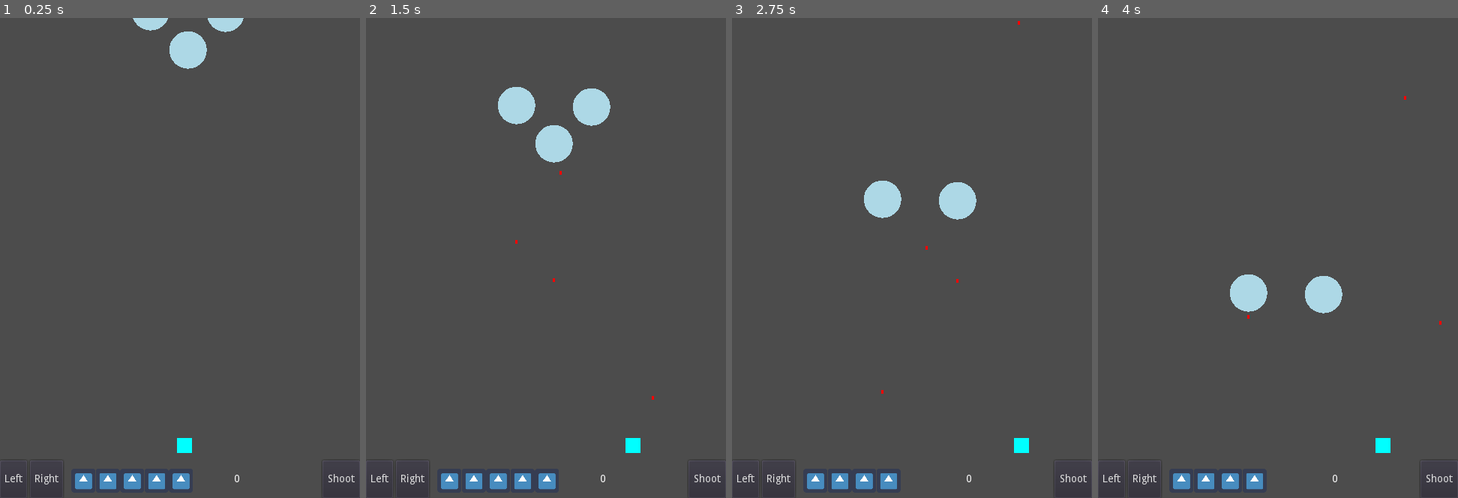
Above: before the commit, frames 1-4 (left to right).
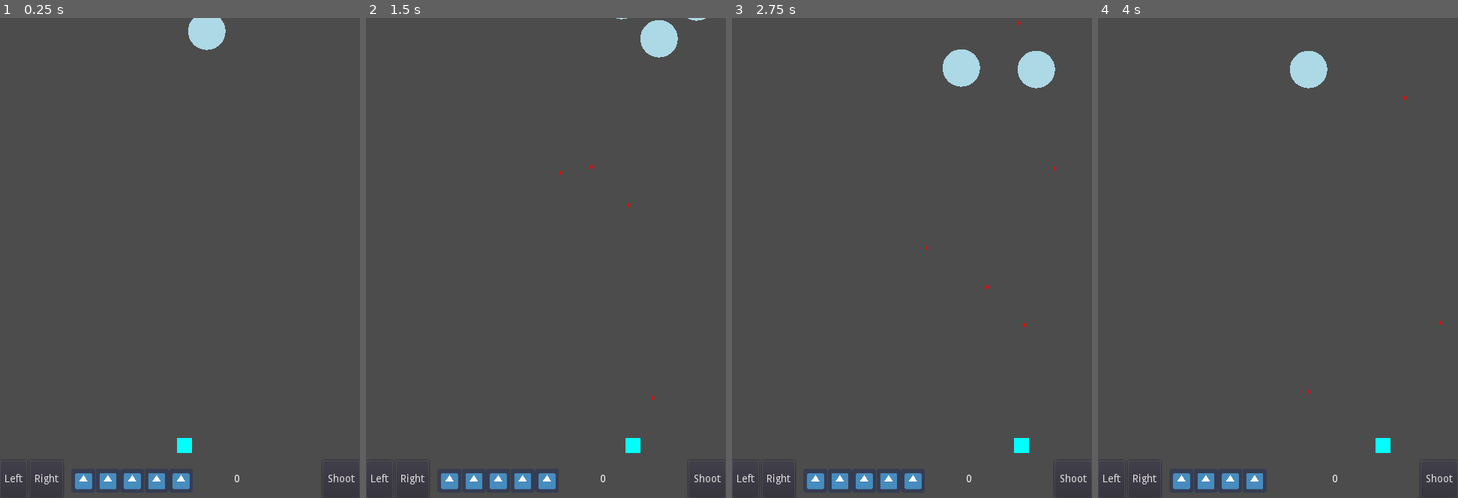
Above: after the commit, the same moments.

Repository: the-g-force/FamJam-November2020
Game: Godot game, scene res://src/TestLevel.tscn
The game is run twice, just before and just after one commit, with the same random seed, the same clock (stepped at 60 frames per second) and the same inputs. The engine's default icon, where the game draws it, is replaced by a stand-in: a white triangle on a blue panel in a dark square.
Inputs (mouse positions are in pixels of both pictures, inside the frame that each line leads up to):
- Up to frame 1 (0.25 s): no input
- Up to frame 2 (1.5 s): move the mouse to (625, 234) at 0.52 s; hold Right (Right) 0.53-1.28 s; tap Space (Shoot) at 0.6, 1.35 s; click (625, 234) at 0.67 s; move the mouse to (474, 282) at 1.27 s; hold Left (Left) from 1.28 s (still down)
- Up to frame 3 (2.75 s): move the mouse to (948, 152) at 2.02 s; release Left (Left) at 2.03 s; hold Right (Right) from 2.03 s (still down); tap Space (Shoot) at 2.1 s
- Up to frame 4 (4 s): move the mouse to (1260, 354) at 2.77 s; tap Space (Shoot) at 2.85, 3.6 s; click (1260, 354) at 2.92 s; move the mouse to (1386, 330) at 3.52 s; release Right (Right) at 3.53 s; hold Left (Left) from 3.53 s (still down)

The runs differ from the first frame. In frame 1, 1.2% of the frame differs, in the area x 36-68%, y 0-11%; in frame 2, 2.6%; in frame 3, 2.7%, in the area x 36-90%, y 6-99%; in frame 4, 1.9%.

Commit message:
Add wave path elements
The current implementation uses Space Invaders motion, but we should be able
to add more, time permitting.

Diff:
--- a/project/project.godot
+++ b/project/project.godot
@@ -14,6 +14,11 @@
 "language": "GDScript",
 "path": "res://src/Enemy.gd"
 }, {
+"base": "Object",
+"class": "PathElement",
+"language": "GDScript",
+"path": "res://src/Paths/PathElement.gd"
+}, {
 "base": "KinematicBody2D",
 "class": "Player",
 "language": "GDScript",
@@ -21,6 +26,7 @@
 } ]
 _global_script_class_icons={
 "Enemy": "",
+"PathElement": "",
 "Player": ""
 }
 
--- a/project/src/Enemy.gd
+++ b/project/src/Enemy.gd
@@ -1,11 +1,12 @@
 class_name Enemy extends Area2D
 
 signal destroyed
+
 export var base_shoot_speed := 3.0
 
 func _ready():
-# warning-ignore:incompatible_ternary
 	_start_shoot_timer()
+
 
 func _draw():
 	draw_circle(Vector2.ZERO, $CollisionShape2D.shape.radius, Color.lightblue)
--- /dev/null
+++ b/project/src/Paths/Down.gd
@@ -0,0 +1,11 @@
+extends PathElement
+
+const SPEED := 100
+
+var _distance := 0.0
+
+func execute(enemies:Array, delta:float)->bool:
+	_distance += SPEED * delta
+	for enemy in enemies:
+		enemy.position.y += SPEED * delta
+	return _distance >= 100
--- /dev/null
+++ b/project/src/Paths/LeftToEdge.gd
@@ -0,0 +1,12 @@
+extends PathElement
+
+const MIN_X := 40
+const SPEED := 100
+
+func execute(enemies:Array, delta:float)->bool:
+	var minimum : float = enemies[0].get_global_transform().origin.x
+	for enemy in enemies:
+		enemy.position.x -= SPEED * delta
+		minimum = min(minimum, enemy.get_global_transform().origin.x)
+
+	return minimum <= MIN_X
--- /dev/null
+++ b/project/src/Paths/PathElement.gd
@@ -0,0 +1,7 @@
+class_name PathElement extends Object
+
+# Execute this path.
+# Return true if the path is complete and false otherwise.
+func execute(_enemies:Array, _delta:float)->bool:
+	assert(false, "Subclasses must override this method.")
+	return false
--- /dev/null
+++ b/project/src/Paths/RightToEdge.gd
@@ -0,0 +1,12 @@
+extends PathElement
+
+const MAX_X := 440
+const SPEED := 100
+
+func execute(enemies:Array, delta:float)->bool:
+	var maximum : float = 0
+	for enemy in enemies:
+		enemy.position.x += SPEED * delta
+		maximum = max(maximum, enemy.get_global_transform().origin.x)
+
+	return maximum >= MAX_X
--- a/project/src/Wave.gd
+++ b/project/src/Wave.gd
@@ -5,6 +5,16 @@
 export var SPEED := 100
 
 export var Enemy : PackedScene = preload("res://src/Enemy.tscn")
+
+
+var _path_list : Array = [
+	load("res://src/Paths/RightToEdge.gd"),
+	load("res://src/Paths/Down.gd"),
+	load("res://src/Paths/LeftToEdge.gd"),
+	load("res://src/Paths/Down.gd")
+]
+var _path : PathElement
+var _path_index := 0
 
 onready var _spawn_points := $SpawnPoints
 onready var _enemies := $Enemies
@@ -26,10 +36,10 @@
 		emit_signal("completed")
 
 
-# Move all the things downward.
-#
-# This could later be extracted to a separate script so that
-# waves could be random in shape and behavior.
 func _physics_process(delta):
-	for enemy in _enemies.get_children():
-		enemy.position.y += SPEED * delta
+	if _path==null:
+		_path = _path_list[_path_index].new()
+	var done := _path.execute(_enemies.get_children(), delta)
+	if done:
+		_path_index = (_path_index + 1) % _path_list.size()
+		_path = _path_list[_path_index].new()
